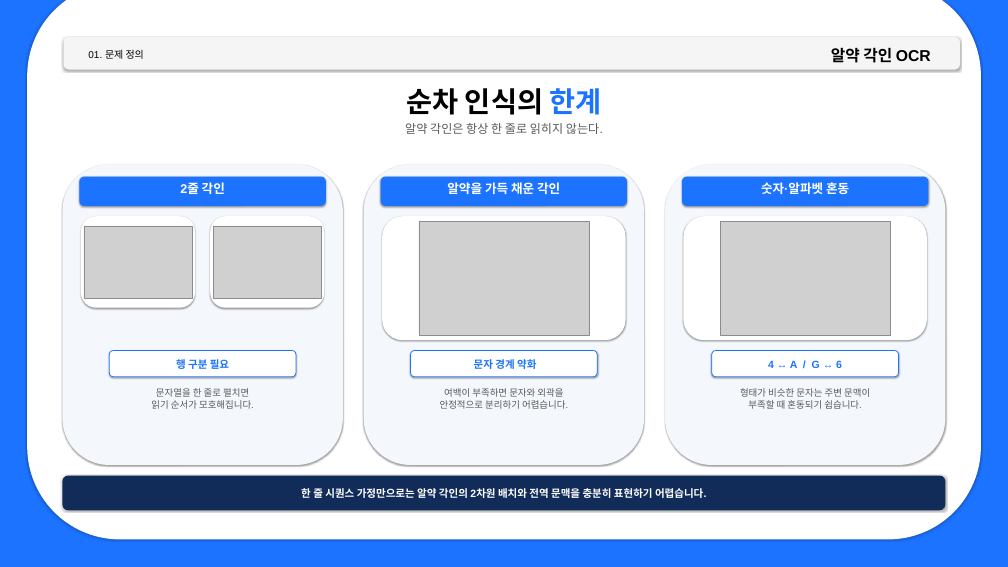
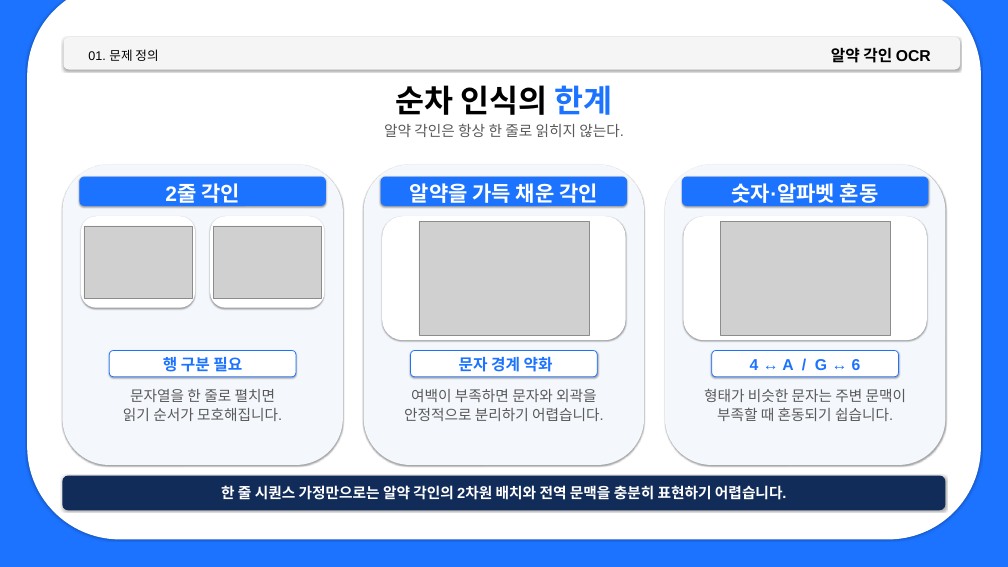
Before and after one commit to dx83/deeplearning_documents, a slide deck: slide 6 of project2/ppt_proj2.pptx (slide 5 before the commit). Drawn at 1008x567 pixels with LibreOffice and Linux fonts; fonts in the diff are those of the drawing; grey boxes stand for pictures. Boxes give left, top, right and bottom in pixels: in the first picture for what was removed or moved away, otherwise in the second. Text is boxed around its words. In the diff, an @@ line names an element or a change of style, - is before the commit and + after.

```diff
--- a/project2/ppt_proj2.pptx
+++ b/project2/ppt_proj2.pptx
@@ text "01. 문제 정의" at (88,49,158,61): size 19 to 24 pt @@
@@ text "순차 인식의 한계" at (395,85,613,115): size 54 to 60 pt @@
@@ text "알약 각인은 항상 한 줄로 ..." at (384,124,624,137): size 23 to 28 pt @@
@@ size 24 to 40 pt in 3 elements at (165,183,240,205), (410,183,598,203), (732,183,879,203) @@
@@ size 20 to 30 pt in 3 elements at (163,357,242,372), (459,356,553,372), (750,359,861,370) @@
@@ size 18 to 28 pt in 3 elements at (123,389,282,421), (404,389,604,421), (704,388,907,421) @@
@@ text "한 줄 시퀀스 가정만으로는 알약 ..." at (221,483,787,502): size 20 to 28 pt @@
```
Also in this commit, not shown: 5 other slides changed, 1 slide added, 3 other files.
